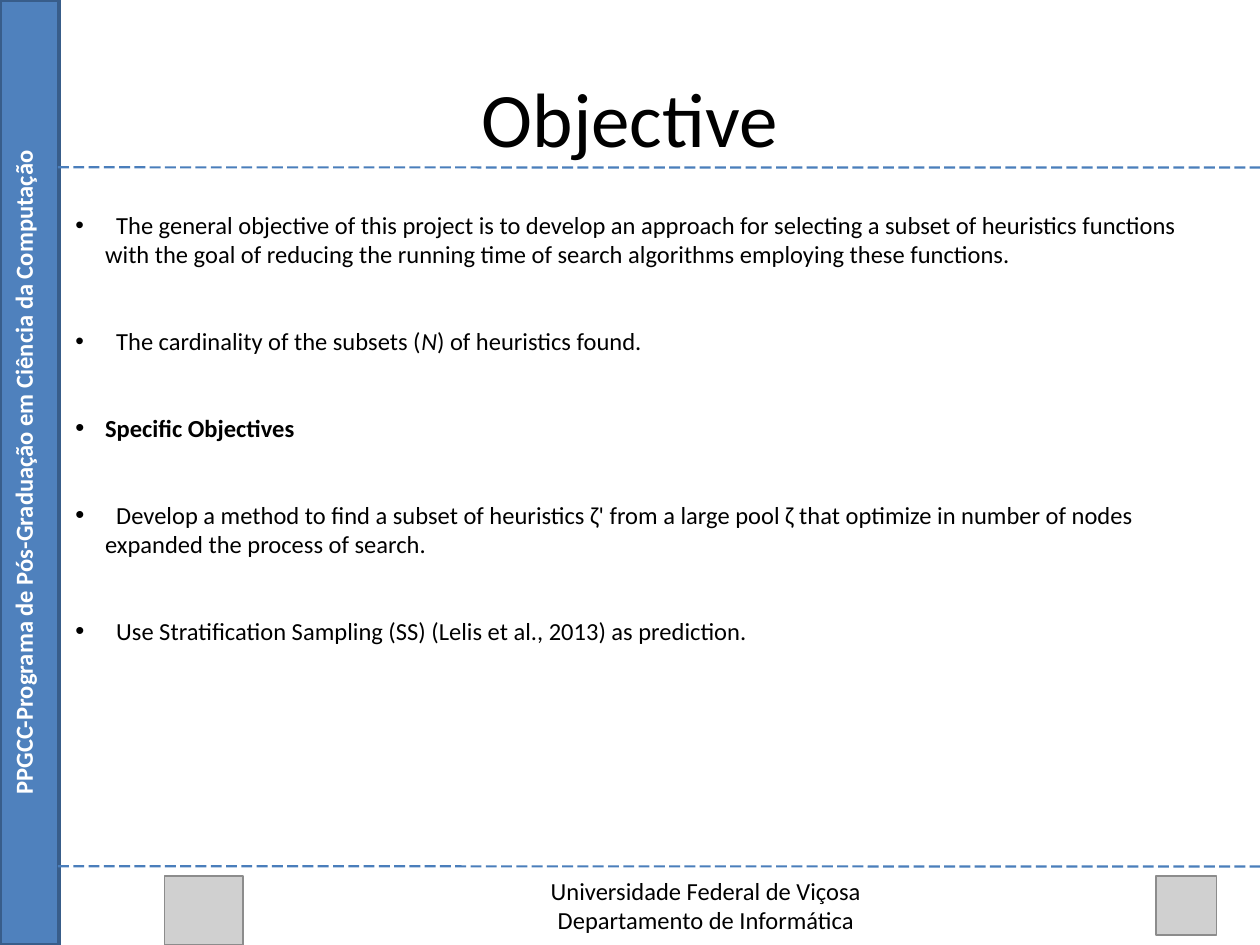
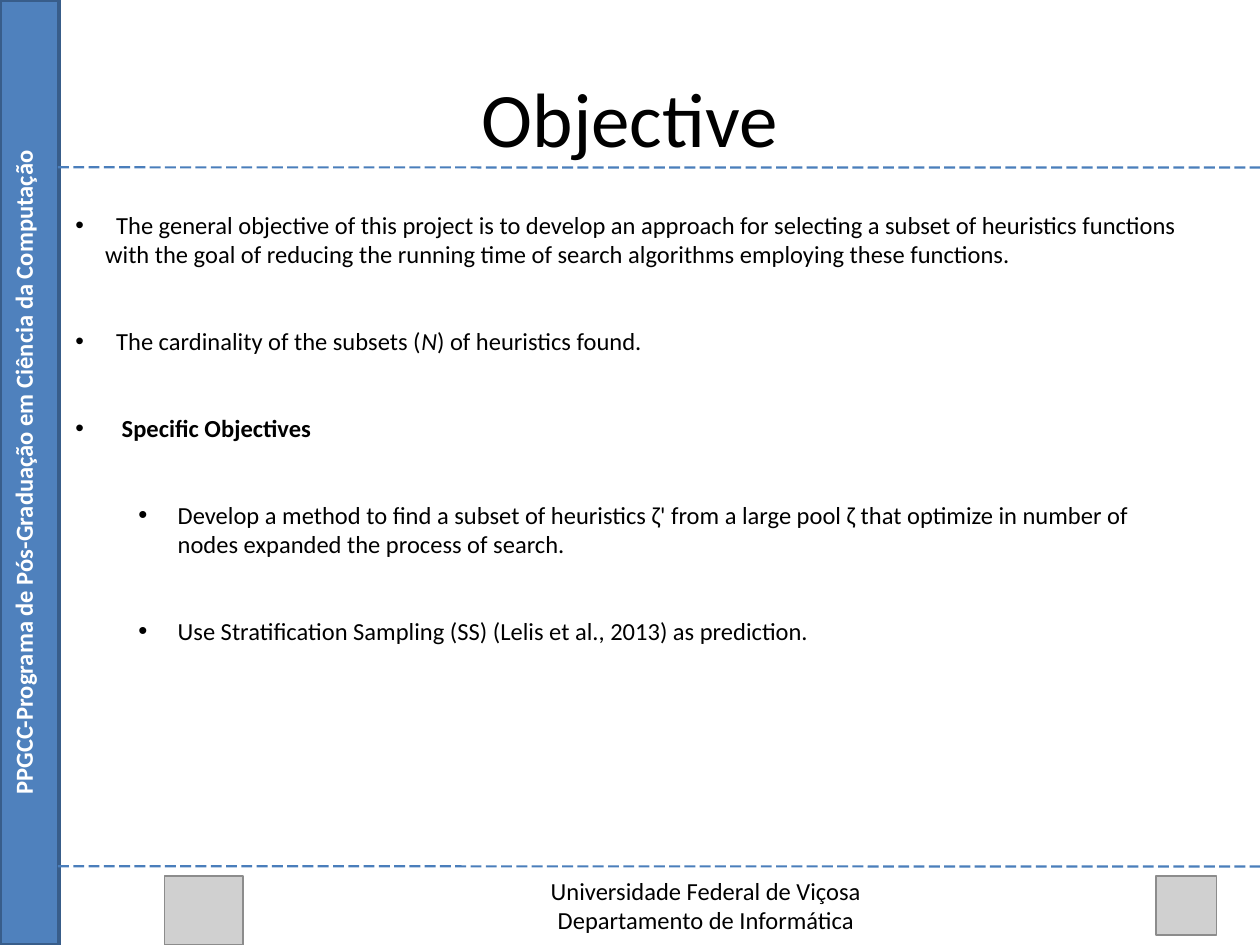
Before and after one commit to Marvinsky/research-marvin, a slide deck: slide 9 of latex/odp/selection heuristics.odp. Drawn at 1260x945 pixels with LibreOffice and Linux fonts; fonts in the diff are those of the drawing; grey boxes stand for pictures. Boxes give left, top, right and bottom in pixels: in the first picture for what was removed or moved away, otherwise in the second. Text is boxed around its words. In the diff, an @@ line names an element or a change of style, - is before the commit and + after.

```diff
--- a/latex/odp/selection heuristics.odp
+++ b/latex/odp/selection heuristics.odp
@@ text at [122,419,1127,645]: list level 1 to 2 in "Develop a method to find ..."; list level 1 to 2 in "Use Stratification Sampling (SS) (Lelis ..." @@
```
Also in this commit, not shown: 1 other slide changed, 1 other file.
